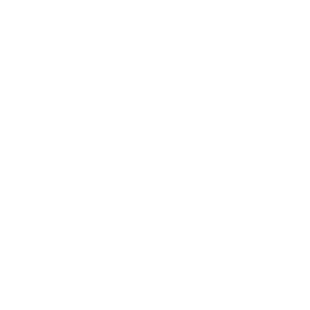
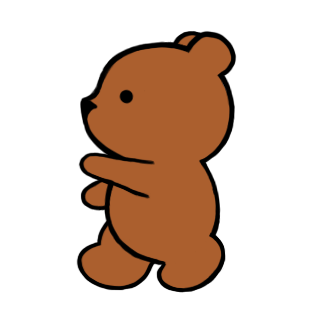
The second 310 x 310 image is a revision of the first. Changes to its layers:
added group "oso grizzy" with 24 layers above "oso polar" over [76,30,237,293]
added group "pardo caminar 3" (2nd of 4, in "oso grizzy") with 3 layers in group "oso grizzy" over [76,30,237,293]
added layer "Capa 5" (2nd of 6, in "oso grizzy" › "pardo caminar 3") in group "pardo caminar 3" over [76,30,237,293]
added layer "Capa 21" (2nd of 3, in "oso grizzy" › "pardo caminar 3") in group "pardo caminar 3" over [76,30,237,293]
added layer "Capa 14" (2nd of 4, in "oso grizzy" › "pardo caminar 3") in group "pardo caminar 3" over [79,31,234,292]
hid group "oso polar" (24 layers) over [76,30,237,293]
